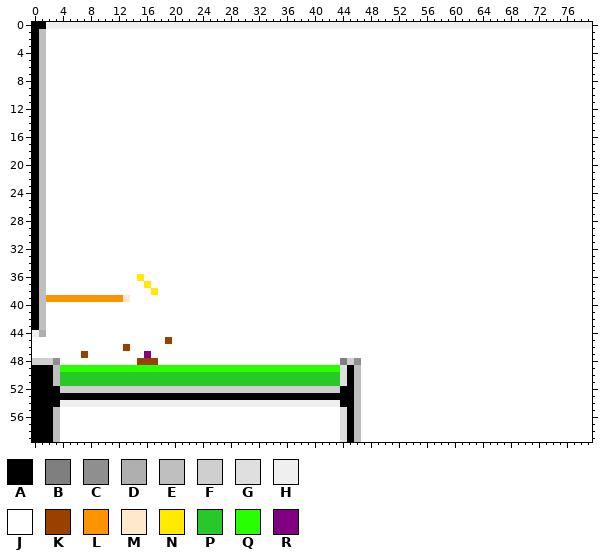
Sprite sheet -- source/level_data/layouts/level9/layer2.png. Above: the version before the commit.
The file is 80x60 pixels.
Palette (. is transparent): A #000000  B #7f7f7f  C #8f8f8f  D #afafaf  E #bfbfbf  F #cfcfcf  G #dfdfdf  H #efefef  J #ffffff  K #994100  L #ff9400  M #ffe9cc  N #ffea00  P #28c828  Q #28ff00  R #800080
Pixels before (only the part around the change), first column x 0:
25 AEJJJJJJJJJJJJJJJJJJJJJJJJJJJJJJ
26 AEJJJJJJJJJJJJJJJJJJJJJJJJJJJJJJ
27 AEJJJJJJJJJJJJJJJJJJJJJJJJJJJJJJ
28 AEJJJJJJJJJJJJJJJJJJJJJJJJJJJJJJ
29 AEJJJJJJJJJJJJJJJJJJJJJJJJJJJJJJ
30 AEJJJJJJJJJJJJJJJJJJJJJJJJJJJJJJ
31 AEJJJJJJJJJJJJJJJJJJJJJJJJJJJJJJ
32 AEJJJJJJJJJJJJJJJJJJJJJJJJJJJJJJ
33 AEJJJJJJJJJJJJJJJJJJJJJJJJJJJJJJ
34 AEJJJJJJJJJJJJJJJJJJJJJJJJJJJJJJ
35 AEJJJJJJJJJJJJJJJJJJJJJJJJJJJJJJ
36 AEJJJJJJJJJJJJJNJJJJJJJJJJJJJJJJ
37 AEJJJJJJJJJJJJJJNJJJJJJJJJJJJJJJ
38 AEJJJJJJJJJJJJJJJNJJJJJJJJJJJJJJ
39 AELLLLLLLLLLLMJJJJJJJJJJJJJJJJJJ
40 AEJJJJJJJJJJJJJJJJJJJJJJJJJJJJJJ
41 AEJJJJJJJJJJJJJJJJJJJJJJJJJJJJJJ
42 AEJJJJJJJJJJJJJJJJJJJJJJJJJJJJJJ
43 AEJJJJJJJJJJJJJJJJJJJJJJJJJJJJJJ
44 HDJJJJJJJJJJJJJJJJJJJJJJJJJJJJJJ
45 JJJJJJJJJJJJJJJJJJJKJJJJJJJJJJJJ
46 JJJJJJJJJJJJJKJJJJJJJJJJJJJJJJJJ
47 JJJJJJJKJJJJJJJJRJJJJJJJJJJJJJJJ
48 FFFCJJJJJJJJJJJKKKJJJJJJJJJJJJJJ
49 AAAEQQQQQQQQQQQQQQQQQQQQQQQQQQQQ
50 AAAEPPPPPPPPPPPPPPPPPPPPPPPPPPPP
51 AAAEPPPPPPPPPPPPPPPPPPPPPPPPPPPP
52 AAAAFFFFFFFFFFFFFFFFFFFFFFFFFFFF
53 AAAAAAAAAAAAAAAAAAAAAAAAAAAAAAAA
54 AAAAHHHHHHHHHHHHHHHHHHHHHHHHHHHH
55 AAAEJJJJJJJJJJJJJJJJJJJJJJJJJJJJ
56 AAAEJJJJJJJJJJJJJJJJJJJJJJJJJJJJ
57 AAAEJJJJJJJJJJJJJJJJJJJJJJJJJJJJ
58 AAAEJJJJJJJJJJJJJJJJJJJJJJJJJJJJ
After the commit:
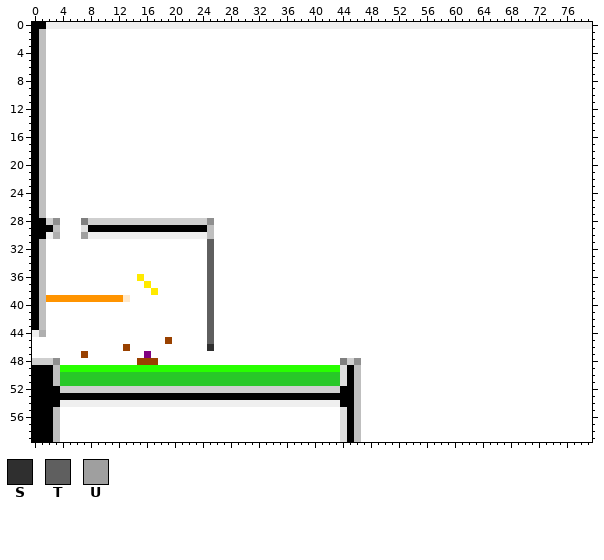
Colours new in this view: S #2f2f2f  T #5f5f5f  U #9f9f9f
The exact change:
{"y":28,"x":1,"old":"EJJ","new":"AFC"}
{"y":28,"x":7,"old":"JJJJJJJJJJJJJJJJJJJ","new":"BFFFFFFFFFFFFFFFFFC"}
{"y":29,"x":1,"old":"EJJ","new":"AAE"}
{"y":29,"x":7,"old":"JJJJJJJJJJJJJJJJJJJ","new":"GAAAAAAAAAAAAAAAAAE"}
{"y":30,"x":1,"old":"EJJ","new":"AHD"}
{"y":30,"x":7,"old":"JJJJJJJJJJJJJJJJJJJ","new":"UHHHHHHHHHHHHHHHHHE"}
{"y":31,"x":25,"old":"J","new":"T"}
{"y":32,"x":25,"old":"J","new":"T"}
{"y":33,"x":25,"old":"J","new":"T"}
{"y":34,"x":25,"old":"J","new":"T"}
{"y":35,"x":25,"old":"J","new":"T"}
{"y":36,"x":25,"old":"J","new":"T"}
{"y":37,"x":25,"old":"J","new":"T"}
{"y":38,"x":25,"old":"J","new":"T"}
{"y":39,"x":25,"old":"J","new":"T"}
{"y":40,"x":25,"old":"J","new":"T"}
{"y":41,"x":25,"old":"J","new":"T"}
{"y":42,"x":25,"old":"J","new":"T"}
{"y":43,"x":25,"old":"J","new":"T"}
{"y":44,"x":25,"old":"J","new":"T"}
{"y":45,"x":25,"old":"J","new":"T"}
{"y":46,"x":25,"old":"J","new":"S"}
